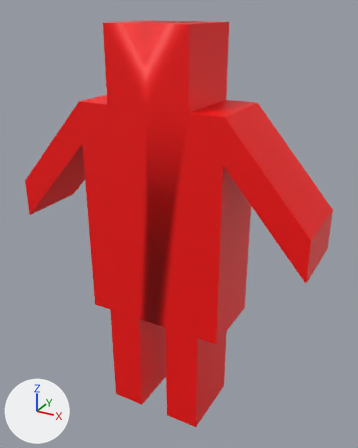
What one commit did to the FBX model 素材/3D/Player.fbx.
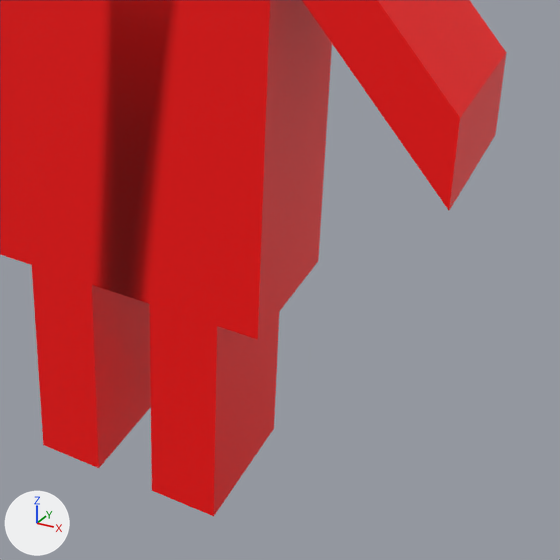
There are two pictures of each version: one whole from a 50 mm lens placed at (6.32, -10.91, 5.2), pointed at (0.2, 0.22, -0.37), one close up on the part from 27% to 100% of the width and 41% to 100% of the height. Lighting does not change. The marker at lower left points along +X, +Y and +Z. The older version's two pictures come first. Where no turn or scale is listed for an object, it has been applied to the vertices.
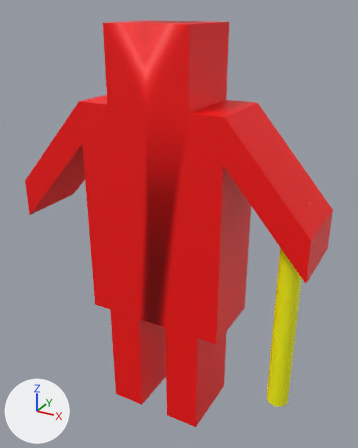
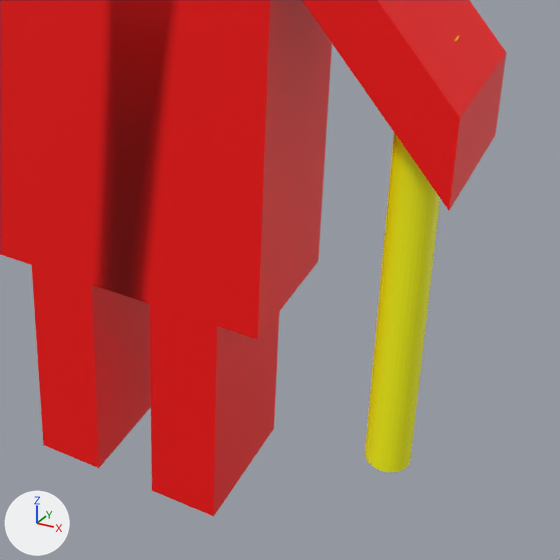
Edits to the bpy script that builds the scene:
```text
Add mat_マテリアル:
    mat_マテリアル = principled_material('マテリアル')
    mat_マテリアル.base_color = (1.0, 1.0, 0.0)  # yellow #ffff00
Add me_円柱:
    me_円柱.from_pydata(...)  # 64 vertices, 34 faces; spans x -0.3..0.3, y -0.3..0.3, z -3.0..3.0
    me_円柱.materials.append(mat_マテリアル)  # yellow #ffff00
Add ob_円柱:
    ob_円柱 = bpy.data.objects.new('円柱', me_円柱)
    ob_円柱.location = (3.5, 0.0, -2.0)
```

Location of each change, [x1, y1, x2, y2] in pixels of the close-ups (560 x 560 px):
'円柱', added (yellow): after [365, 35, 459, 472]
